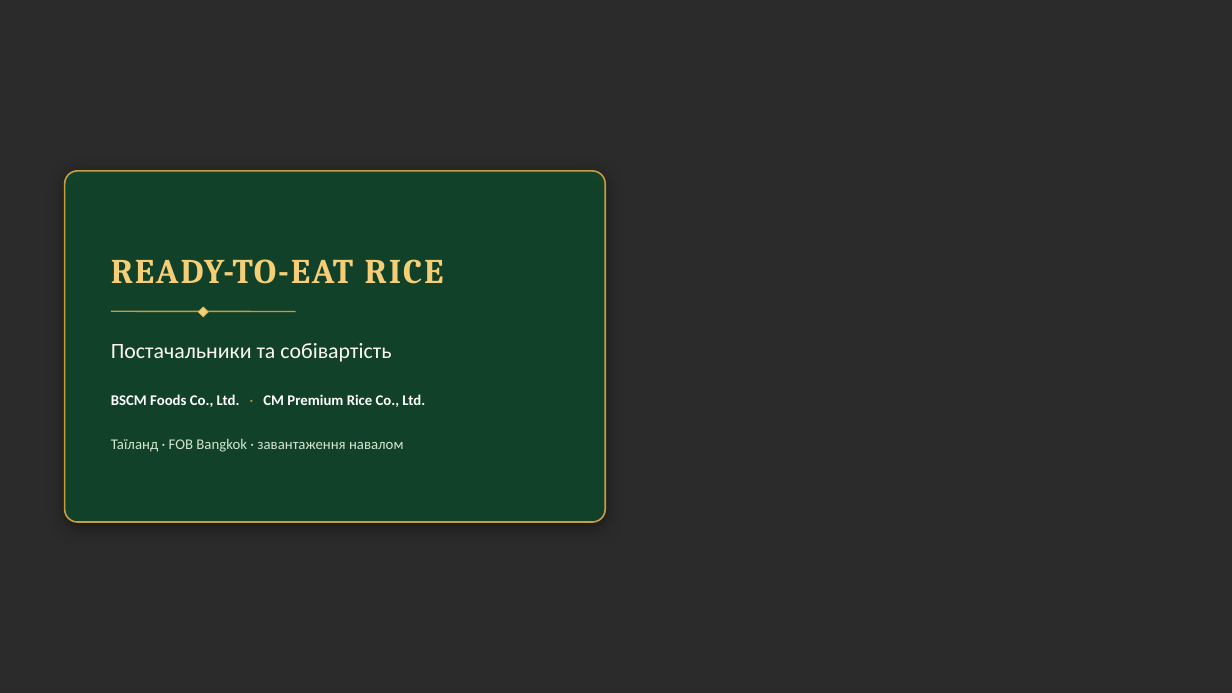
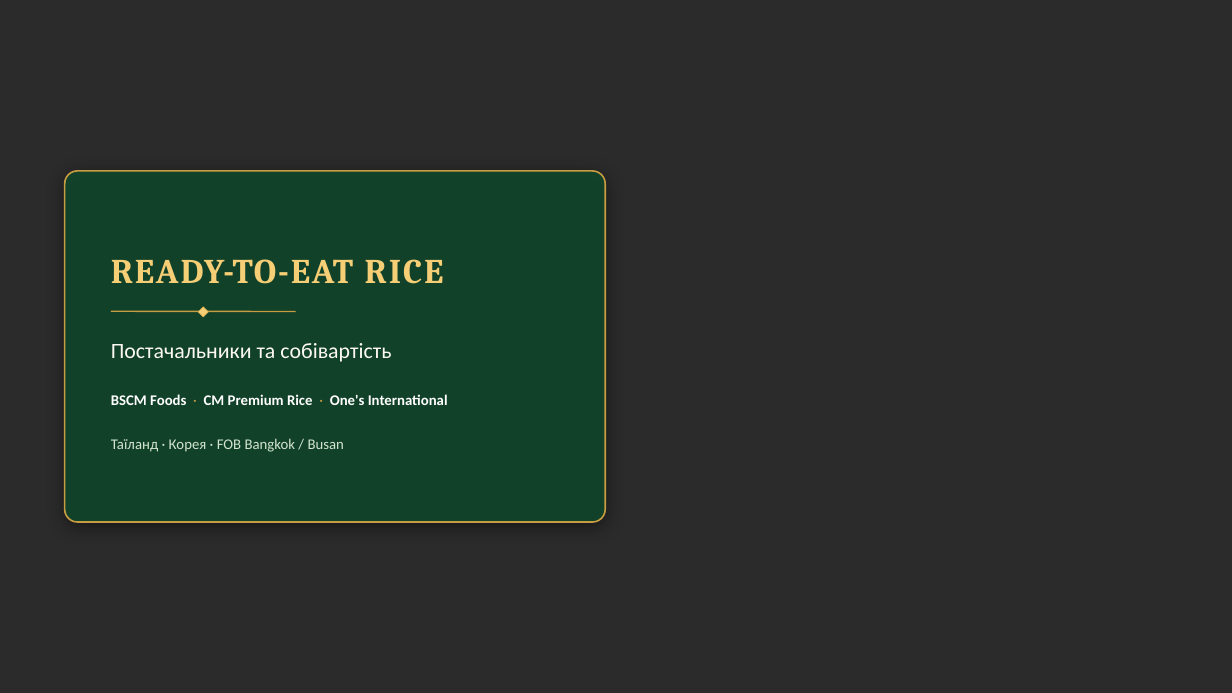
Before and after one commit to IllyaChaplygin/Chaplygin-Illya, a slide deck: slide 1 of RTE_Rice_Suppliers.pptx. Drawn at 1232x693 pixels with LibreOffice and Linux fonts; fonts in the diff are those of the drawing; background and template pictures are left out; a plain dark background stands for a picture behind light text. Boxes give left, top, right and bottom in pixels: in the first picture for what was removed or moved away, otherwise in the second. Text is boxed around its words. In the diff, an @@ line names an element or a change of style, - is before the commit and + after.

```diff
--- a/RTE_Rice_Suppliers.pptx
+++ b/RTE_Rice_Suppliers.pptx
@@ text at [111,394,448,405]: text changed @@
-BSCM Foods Co., Ltd. · CM Premium Rice Co., Ltd.
+BSCM Foods · CM Premium Rice · One's International
@@ text at [111,438,344,452]: text changed @@
-Таїланд · FOB Bangkok · завантаження навалом
+Таїланд · Корея · FOB Bangkok / Busan
```
Also in this commit, not shown: 3 other slides changed, 2 slides added.
